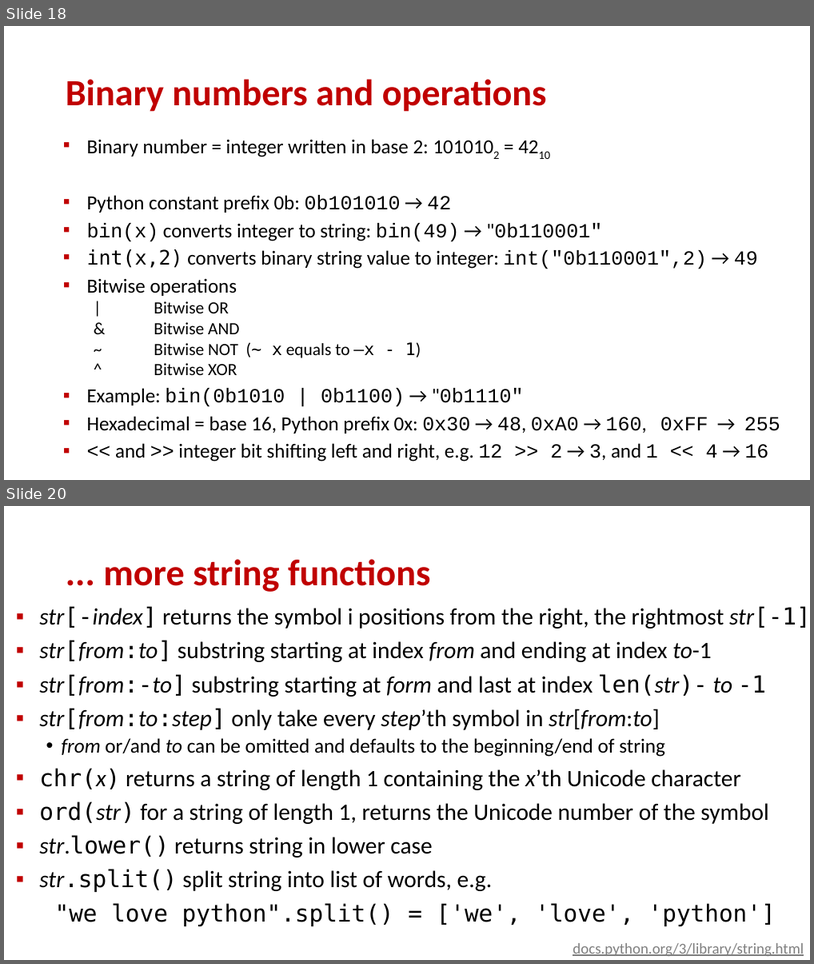
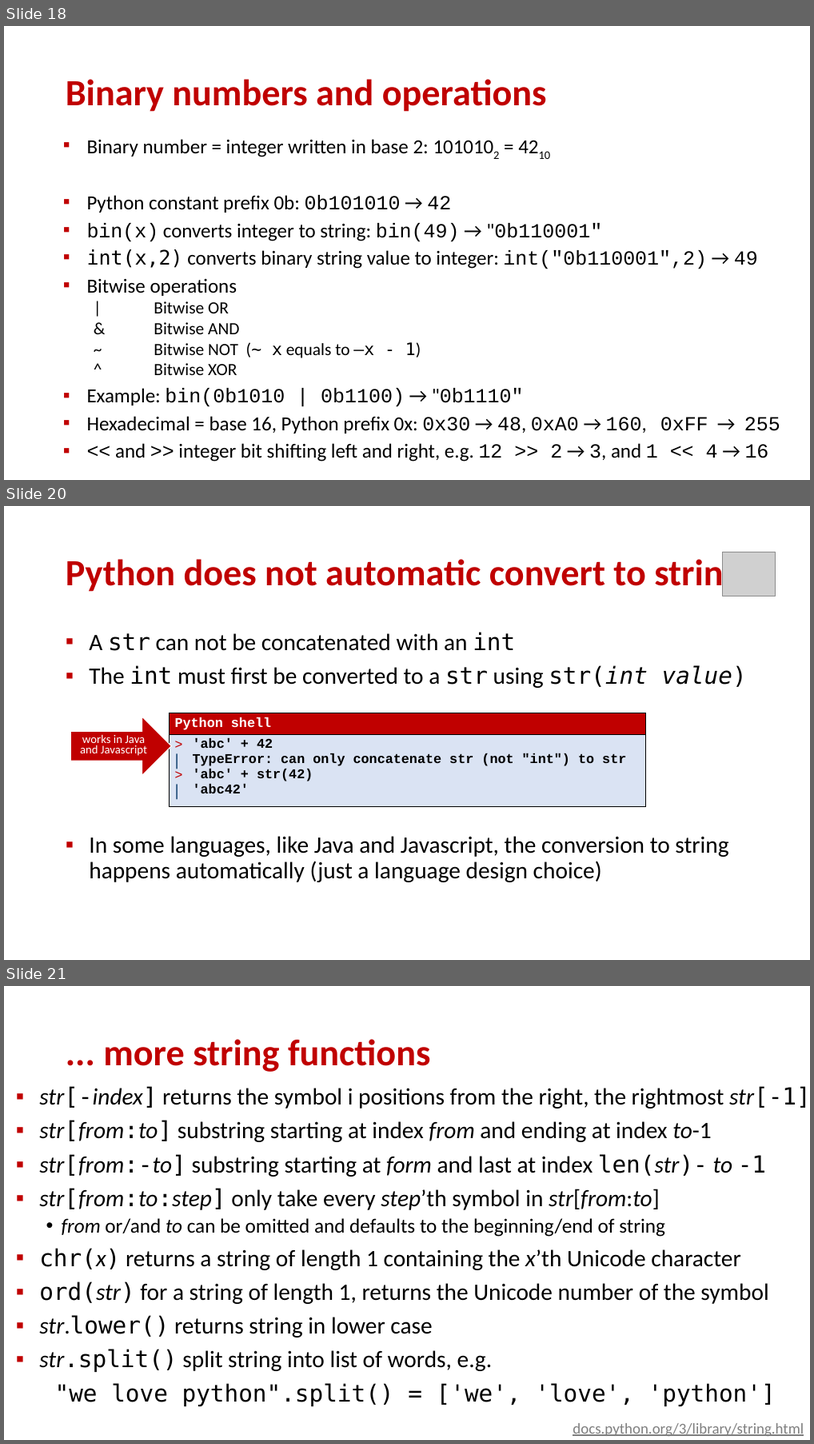
Before and after one commit to gsbrodal/gsbrodal.github.io, a slide deck: ipsa/slides/operations.pptx. Shown one above the other, each under a label of ours: slides 18 and 20 before the commit, slides 18, 20 and 21 after it; the slides between them are not shown. The pictures are 814x964 and 814x1444 pixels, drawn with LibreOffice and Linux fonts; fonts in the diff are those of the drawing; grey boxes stand for pictures. Boxes give left, top, right and bottom in pixels: in the first picture for what was removed or moved away, otherwise in the second. Text is boxed around its words. In the diff, an @@ line names an element or a change of style, - is before the commit and + after.

Commit message:
slide no str auto conversion

```diff
--- a/ipsa/slides/operations.pptx
+++ b/ipsa/slides/operations.pptx
@@ slide 20 added at bbox=[4, 506, 810, 960], background #FFFFFF @@
@@ picture added at bbox=[722, 552, 775, 596] @@
@@ title added at bbox=[66, 555, 741, 595], 44 pt, text #C00000, bold @@
+Python does not automatic convert to string
@@ text added at bbox=[89, 632, 747, 882], 28 pt, text #000000 @@
+▪ A str can not be concatenated with an int
+▪ The int must first be converted to a str using str(int value)
+▪ In some languages, like Java and Javascript, the conversion to string happens automatically (just a language design choice)
@@ down arrow added at bbox=[70, 716, 171, 776], fill #C00000, outline #FFFFFF 1 pt, 14 pt, text #FFFFFF @@
+works in Java and Javascript
@@ table added at bbox=[169, 713, 646, 808], 2 rows, 1 columns @@
+Python shell
+'abc' + 42 / TypeError: can only concatenate str (not "int") to str / 'abc' + str(42) / 'abc42'
@@ what was slide 20 is now slide 21 @@
```
Also in this commit, not shown: 3 slides changed, 6 other files.
